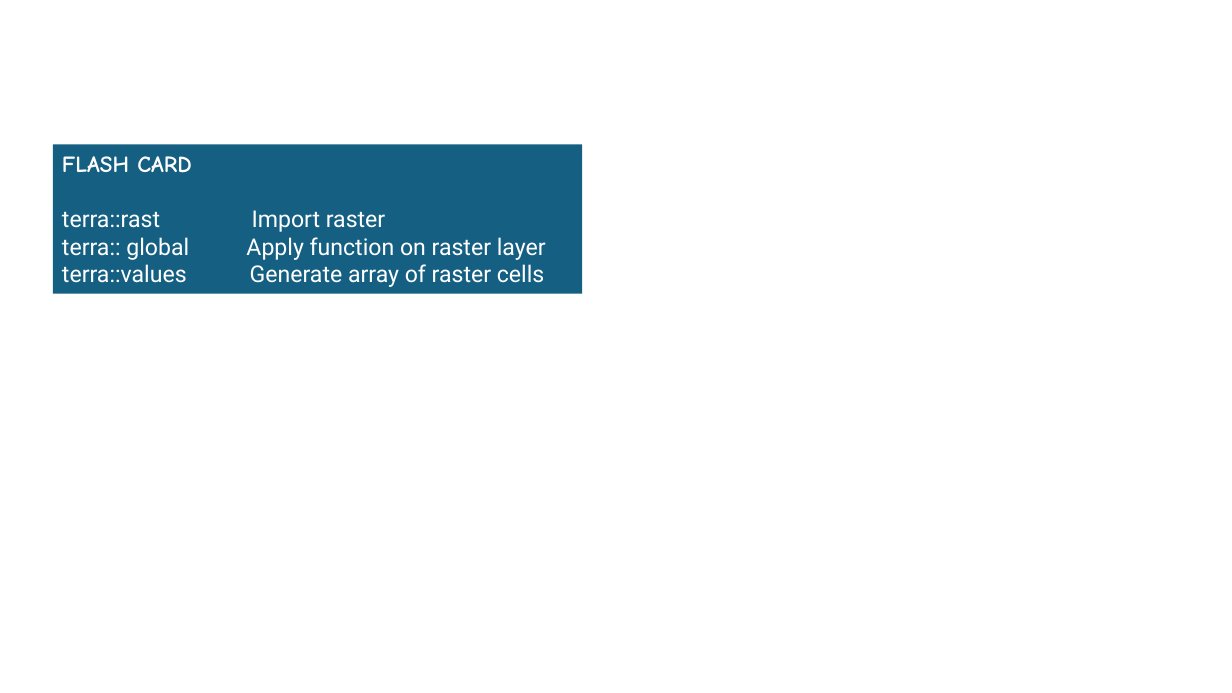
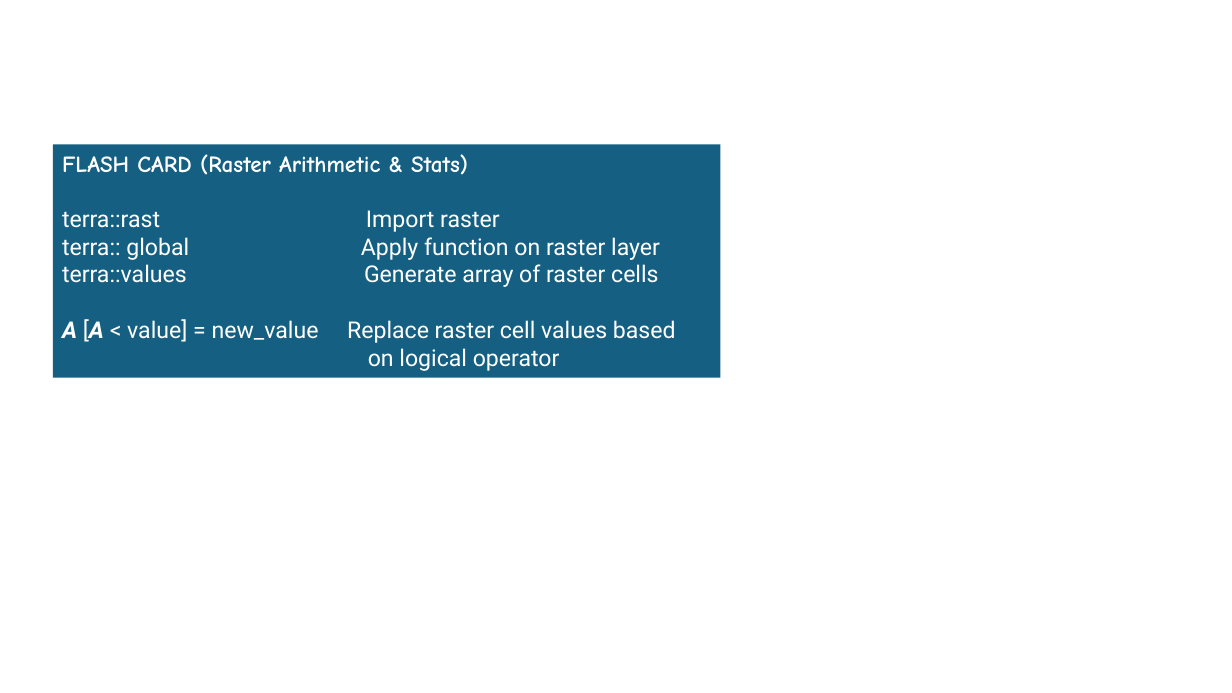
Before and after one commit to Vinit-Sehgal/AGRO4092, a slide deck: slide 4 of plots.pptx. Drawn at 1232x693 pixels with LibreOffice and Linux fonts; fonts in the diff are those of the drawing. Boxes give left, top, right and bottom in pixels: in the first picture for what was removed or moved away, otherwise in the second. Text is boxed around its words. In the diff, an @@ line names an element or a change of style, - is before the commit and + after.

Commit message:
Update flash card ch 4

```diff
--- a/plots.pptx
+++ b/plots.pptx
@@ rectangle "FLASH CARD (Raster Arithmetic & ...": place and size @@
-rectangle "FLASH CARD (Raster Arithmetic & ..." at [53,144,582,294]
+rectangle "FLASH CARD (Raster Arithmetic & ..." at [53,144,720,377]
@@ text in rectangle at [62,154,468,175]: text changed @@
-FLASH CARD
+FLASH CARD (Raster Arithmetic & Stats)
@@ text in rectangle at [62,319,676,371]: paragraph added @@
+A [A < value] = new_value Replace raster cell values based
+on logical operator
```
Also in this commit, not shown: 44 other files.
